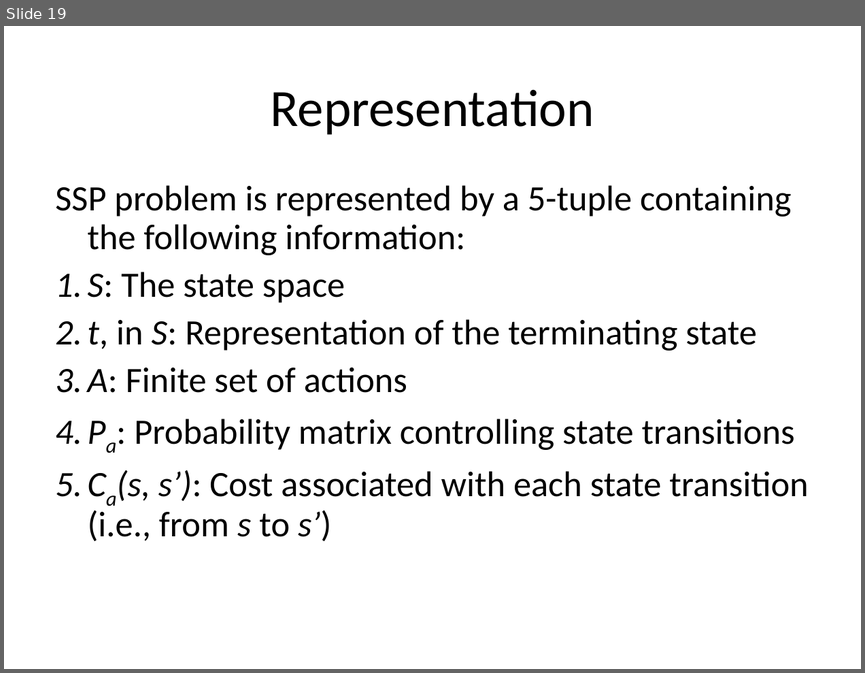
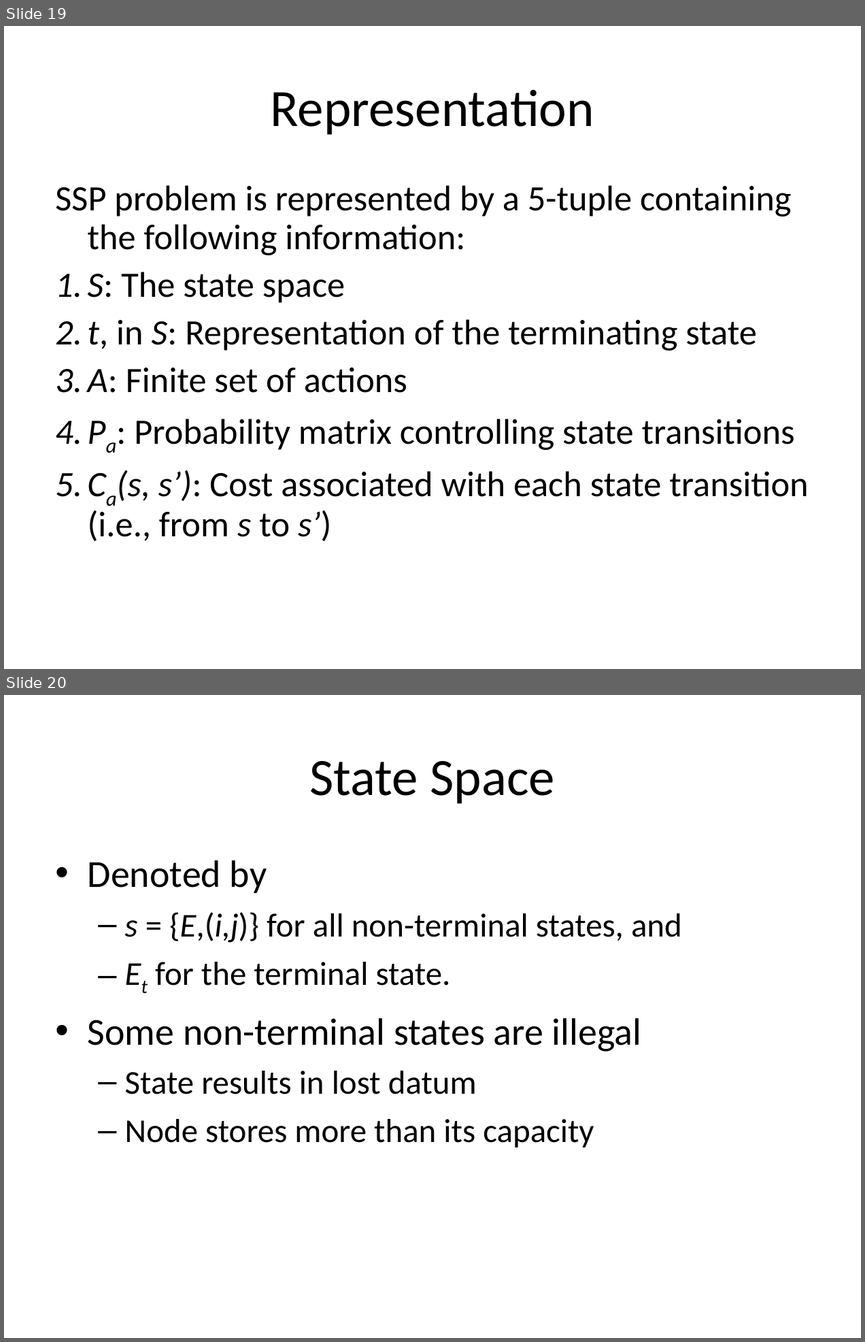
Before and after one commit to mazzas/School, a slide deck: SE4960/Journal Club/Minimum Latency Data Diffusion in Intermittently Connected Mobile.ppt. Shown one above the other, each under a label of ours: slide 19 before the commit, slides 19 and 20 after it. The pictures are 865x673 and 865x1342 pixels, drawn with LibreOffice and Linux fonts; fonts in the diff are those of the drawing. Boxes give left, top, right and bottom in pixels: in the first picture for what was removed or moved away, otherwise in the second. Text is boxed around its words. In the diff, an @@ line names an element or a change of style, - is before the commit and + after.

```diff
--- a/SE4960/Journal Club/Minimum Latency Data Diffusion in Intermittently Connected Mobile.ppt
+++ b/SE4960/Journal Club/Minimum Latency Data Diffusion in Intermittently Connected Mobile.ppt
@@ slide 20 added at (4, 695, 861, 1338), background #FFFFFF @@
@@ title added at (309, 761, 554, 804), 44 pt, text #000000 @@
+State Space
@@ text added at (88, 860, 682, 1147), 28 pt, text #000000 @@
+• Denoted by
+  – s = {E,(i,j)} for all non-terminal states, and
+  – Et for the terminal state.
+• Some non-terminal states are illegal
+  – State results in lost datum
+  – Node stores more than its capacity
```
Also in this commit, not shown: 7 other slides added, 5 slides removed.
